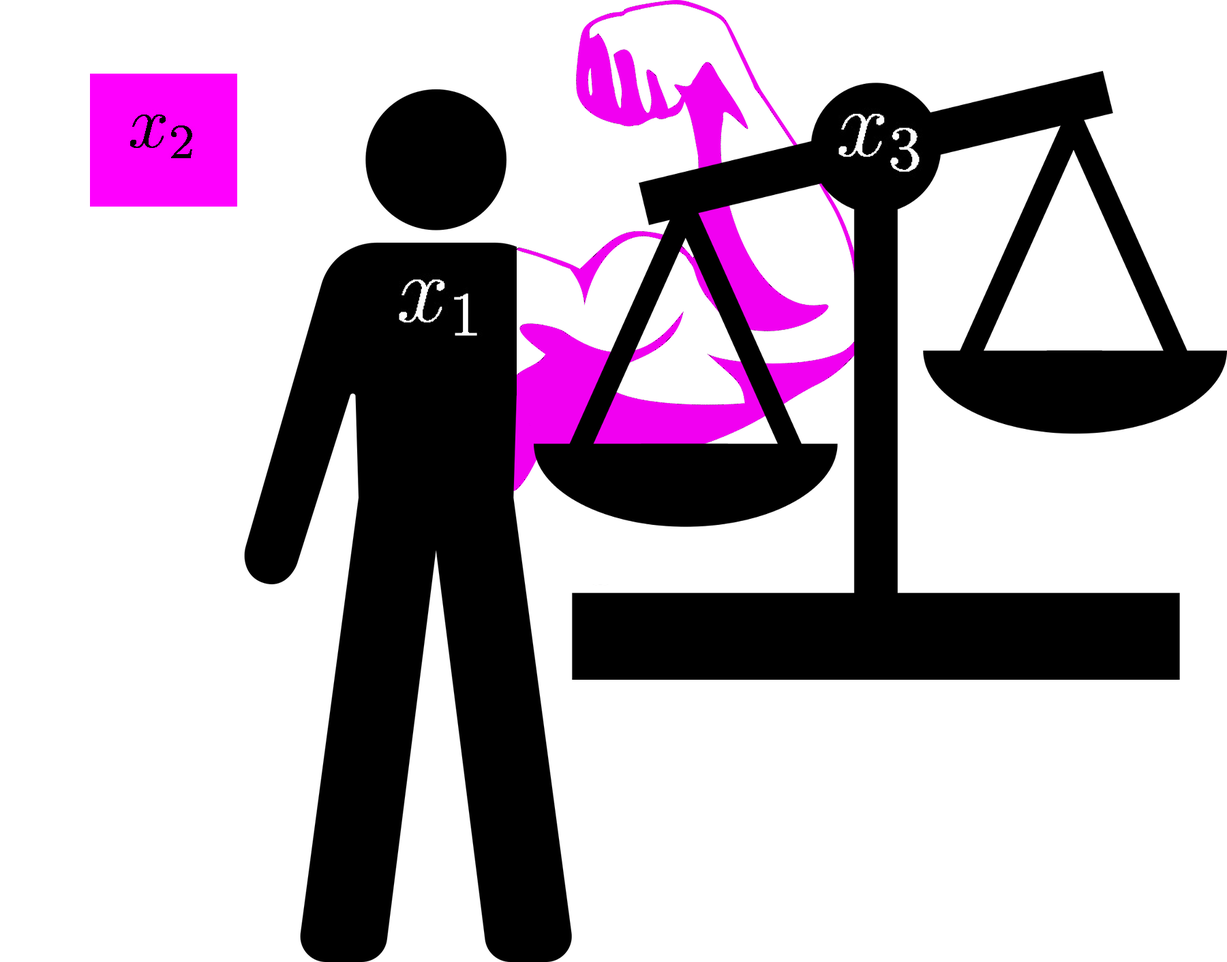
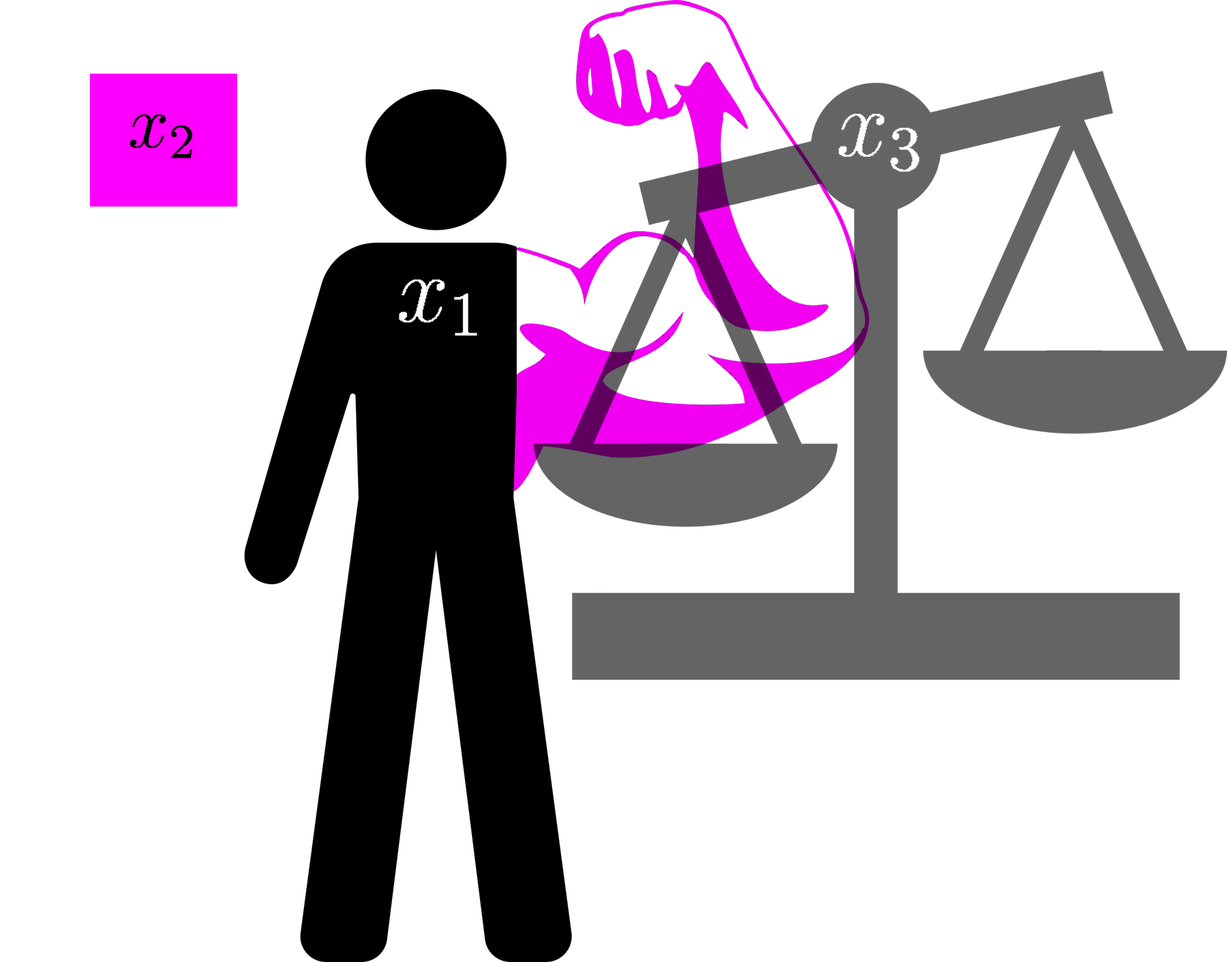
Layer changes from the first 1227 × 962 image to the second:
painted on "drata1_raw.png" over [533, 70, 1227, 680]
